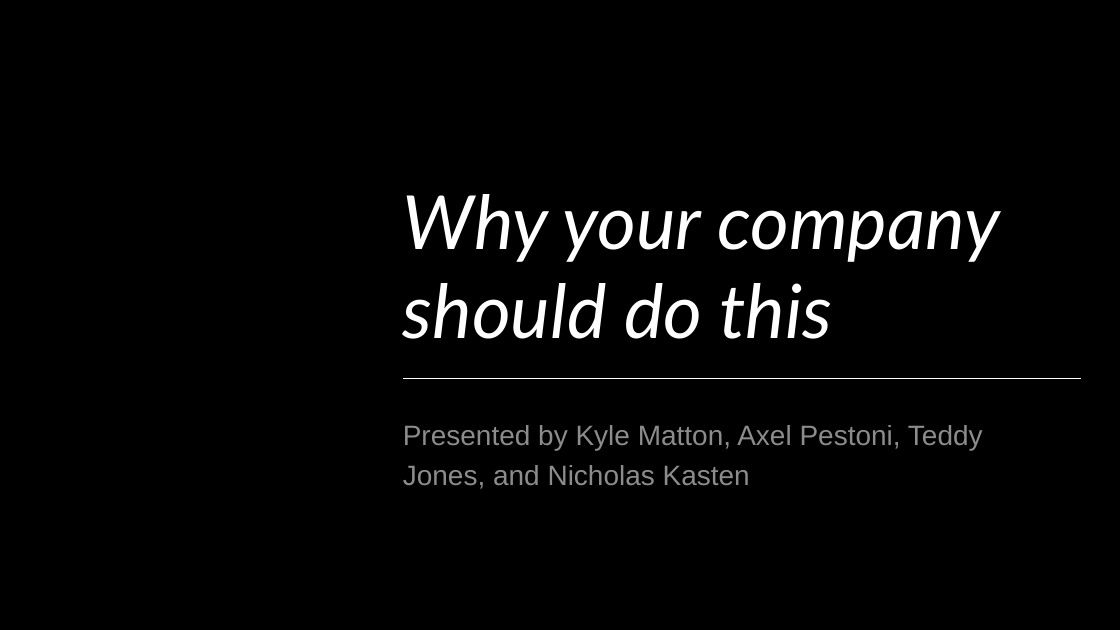
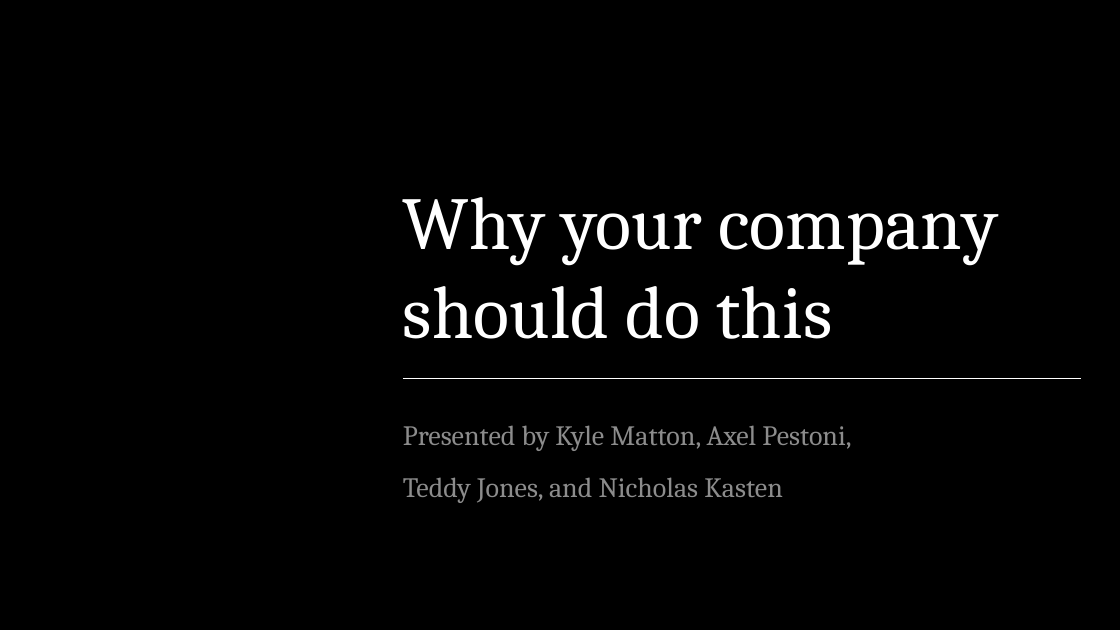
Before and after one commit to NickKasten/Kasmajonesattoni, a slide deck: slide 1 of Datathon_Presentation.pptx. Drawn at 1120x630 pixels with LibreOffice and Linux fonts; fonts in the diff are those of the drawing. Boxes give left, top, right and bottom in pixels: in the first picture for what was removed or moved away, otherwise in the second. Text is boxed around its words. In the diff, an @@ line names an element or a change of style, - is before the commit and + after.

```diff
--- a/Datathon_Presentation.pptx
+++ b/Datathon_Presentation.pptx
@@ text "Why your company should do ..." at box(403, 197, 999, 339): font Lato to Cambria, italic off @@
@@ text at box(403, 425, 851, 503): text changed; font Arial to Cambria @@
-Presented by Kyle Matton, Axel Pestoni, Teddy Jones, and Nicholas Kasten
+Presented by Kyle Matton, Axel Pestoni,
+Teddy Jones, and Nicholas Kasten
```
Also in this commit, not shown: 9 other slides changed, 1 other file.
